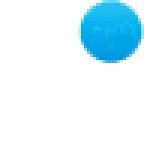
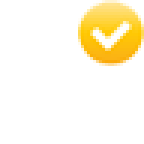
Two versions of the same layered image (144×144). Layer-by-layer changes:
showed group "Checkmarks" (3 layers) over [78,0,144,66]
hid "Friend" (2nd of 2, in "Orbit Icons") over [78,0,144,66]
